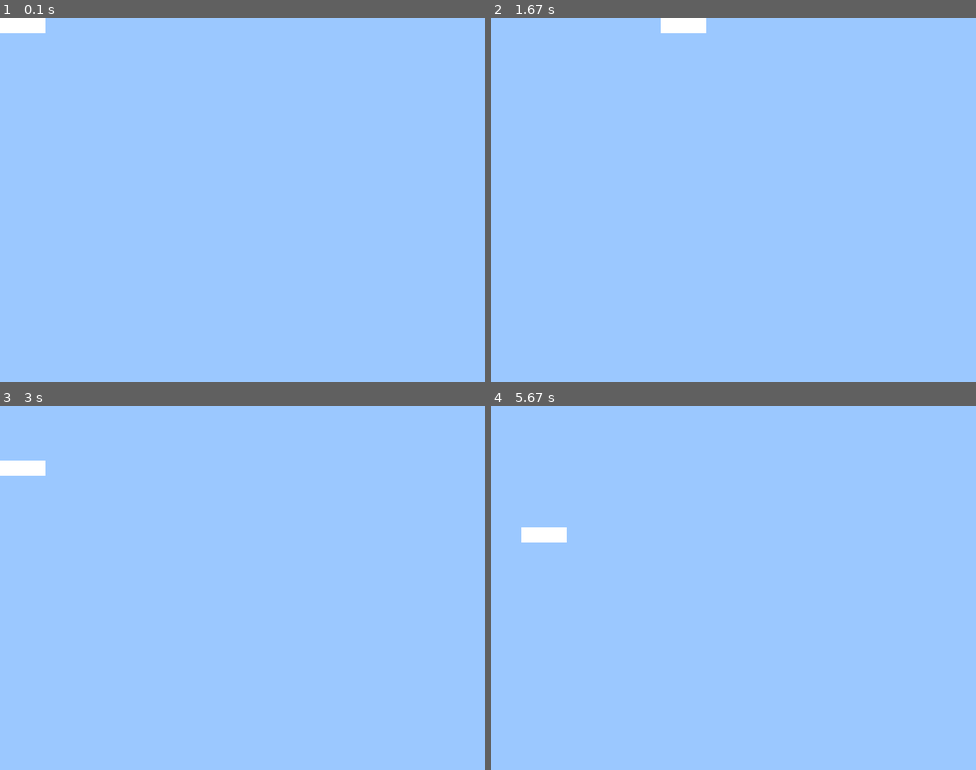
Above: before the commit, frames 1-4 (two rows, left to right).
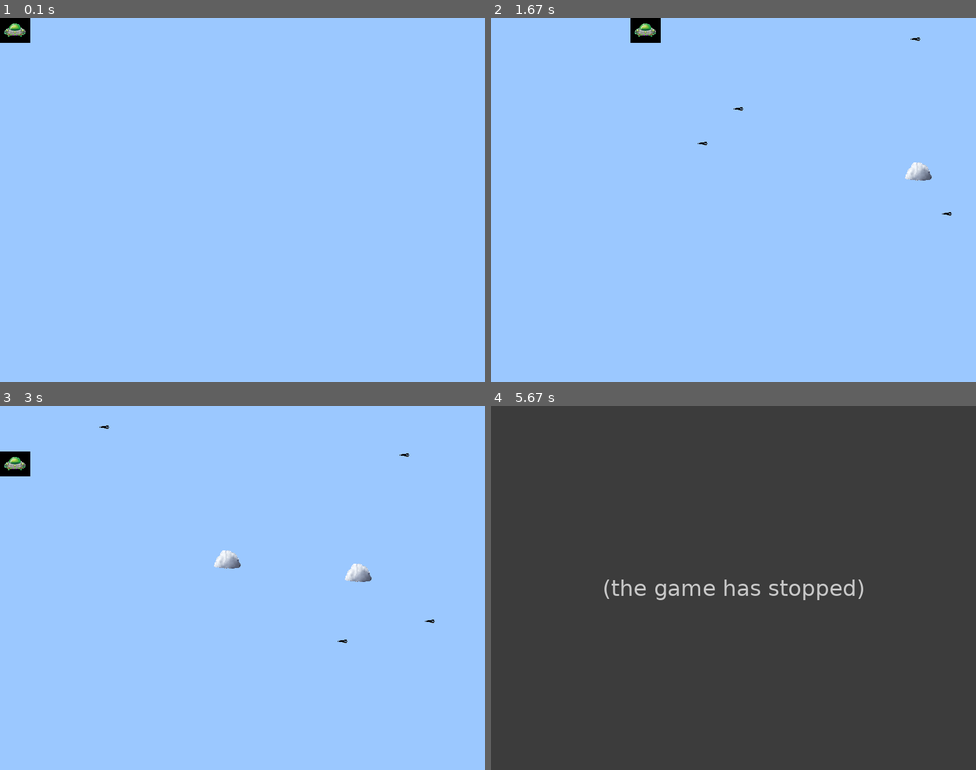
Above: after the commit, the same moments.

Repository: bheki-maenetja/small-projects-pygame
Game: pygame game, started from tutorial.py
Same seed, same stepped clock (60 frames per second), same inputs: the game is played once before the commit and once after it.
Inputs:
- Up to frame 1 (0.1 s): no input
- Up to frame 2 (1.67 s): hold Right 0.33-0.8 s; hold Up 0.83-1.13 s; hold Right 1.17-1.63 s
- Up to frame 3 (3 s): hold Left 1.67-2.2 s; hold Down 2.23-2.53 s; hold Left 2.57-2.97 s
- Up to frame 4 (5.67 s): hold Right 3.4-4.03 s; hold Down 4.07-4.43 s; hold Left 4.47-4.93 s

The runs differ from the first frame. In frame 1, 0.6% of the frame differs, in the area x 0-10%, y 0-7%; in frame 2, 1.1%; in frame 3, 1.0%; in frame 4, 100%, in the area x 0-100%, y 0-100%.
After the commit the program exited at 5.5 s; later frames show no game.

Commit message:
completed basic gameplay for tutorial

Diff:
--- a/tutorial.py
+++ b/tutorial.py
@@ -3,6 +3,7 @@
 from random import randint
 
 from pygame.locals import (
+  RLEACCEL,
   K_UP,
   K_DOWN,
   K_LEFT,
@@ -18,8 +19,10 @@
 class Player(pygame.sprite.Sprite):
   def __init__(self):
     super(Player, self).__init__()
-    self.surf = pygame.Surface((75, 25))
-    self.surf.fill((255, 255, 255))
+    # self.surf = pygame.Surface((75, 25))
+    # self.surf.fill((255, 255, 255))
+    self.surf = pygame.image.load("spaceship.png").convert()
+    self.surf.set_colorkey((155, 200, 255), RLEACCEL)
     self.rect = self.surf.get_rect()
 
   def update(self, pressed_keys):
@@ -41,25 +44,93 @@
     if self.rect.bottom >= SCREEN_HEIGHT:
       self.rect.bottom = SCREEN_HEIGHT
 
+class Enemy(pygame.sprite.Sprite):
+  def __init__(self):
+    super(Enemy, self).__init__()
+    # self.surf = pygame.Surface((20, 10))
+    # self.surf.fill((0, 0, 0))
+    self.surf = pygame.image.load("missile.png").convert()
+    self.surf.set_colorkey((0,0,0), RLEACCEL)
+    self.rect = self.surf.get_rect(
+      center=(
+        randint(SCREEN_WIDTH + 20, SCREEN_WIDTH + 100),
+        randint(0, SCREEN_HEIGHT),
+      )
+    )
+    self.speed = randint(5, 20)
+
+  def update(self):
+    self.rect.move_ip(-self.speed, 0)
+    if self.rect.right < 0:
+      self.kill()
+
+class Cloud(pygame.sprite.Sprite):
+  def __init__(self):
+    super(Cloud, self).__init__()
+    self.surf = pygame.image.load("cloud.png").convert()
+    self.surf.set_colorkey((0,0,0), RLEACCEL)
+    self.rect = self.surf.get_rect(
+      center=(
+        randint(SCREEN_WIDTH + 20, SCREEN_WIDTH + 100),
+        randint(0, SCREEN_HEIGHT),
+      )
+    )
+
+  def update(self):
+    self.rect.move_ip(-5, 0)
+    if self.rect.right < 0:
+      self.kill()
+
 screen = pygame.display.set_mode((SCREEN_WIDTH, SCREEN_HEIGHT))
+
+ADD_ENEMY = pygame.USEREVENT + 1
+pygame.time.set_timer(ADD_ENEMY, 250)
+
+ADD_CLOUD = pygame.USEREVENT + 2
+pygame.time.set_timer(ADD_CLOUD, 1000)
 
 player = Player()
 
+enemies = pygame.sprite.Group()
+clouds = pygame.sprite.Group()
+all_sprites = pygame.sprite.Group()
+all_sprites.add(player)
+
 running = True
+
+clock = pygame.time.Clock()
 
 while running:
 
   for event in pygame.event.get():
     if (event.type == KEYDOWN and event.key == K_ESCAPE) or event.type == QUIT:
       running = False
+    elif event.type == ADD_ENEMY:
+      new_enemy = Enemy()
+      enemies.add(new_enemy)
+      all_sprites.add(new_enemy)
+    elif event.type == ADD_CLOUD:
+      new_cloud = Cloud()
+      clouds.add(new_cloud)
+      all_sprites.add(new_cloud)
 
   pressed_keys = pygame.key.get_pressed()
   player.update(pressed_keys)
 
+  enemies.update()
+  clouds.update()
 
   screen.fill((155, 200, 255))
 
-  screen.blit(player.surf, player.rect)
+  for entity in all_sprites:
+    screen.blit(entity.surf, entity.rect)
+
+  if pygame.sprite.spritecollideany(player, enemies):
+    player.kill()
+    running = False
+
   pygame.display.flip()
 
+  clock.tick(50)
+
 pygame.init()
Binary file added: cloud.png
Binary file added: missile.png
Binary file added: spaceship.png
